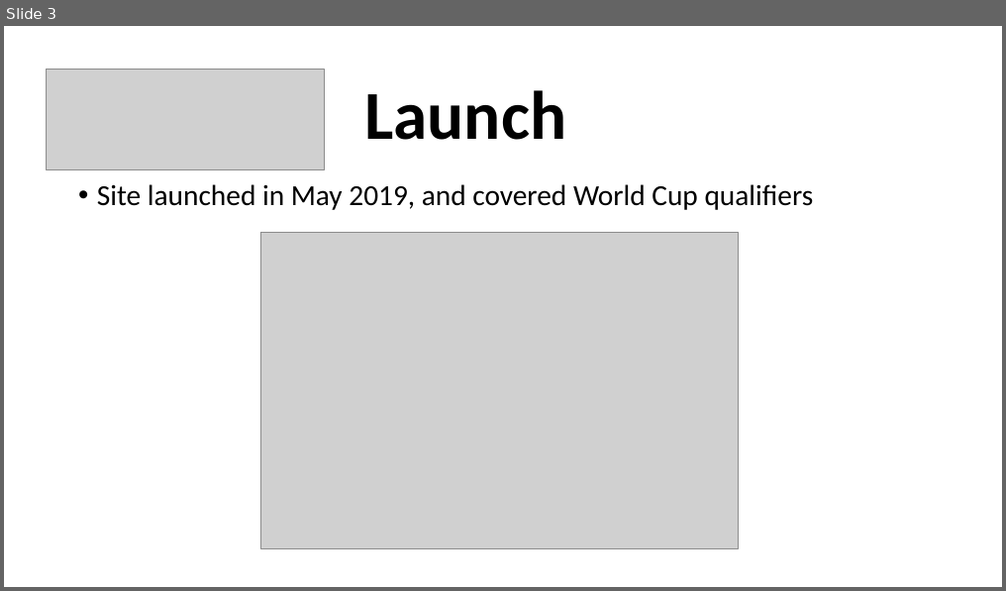
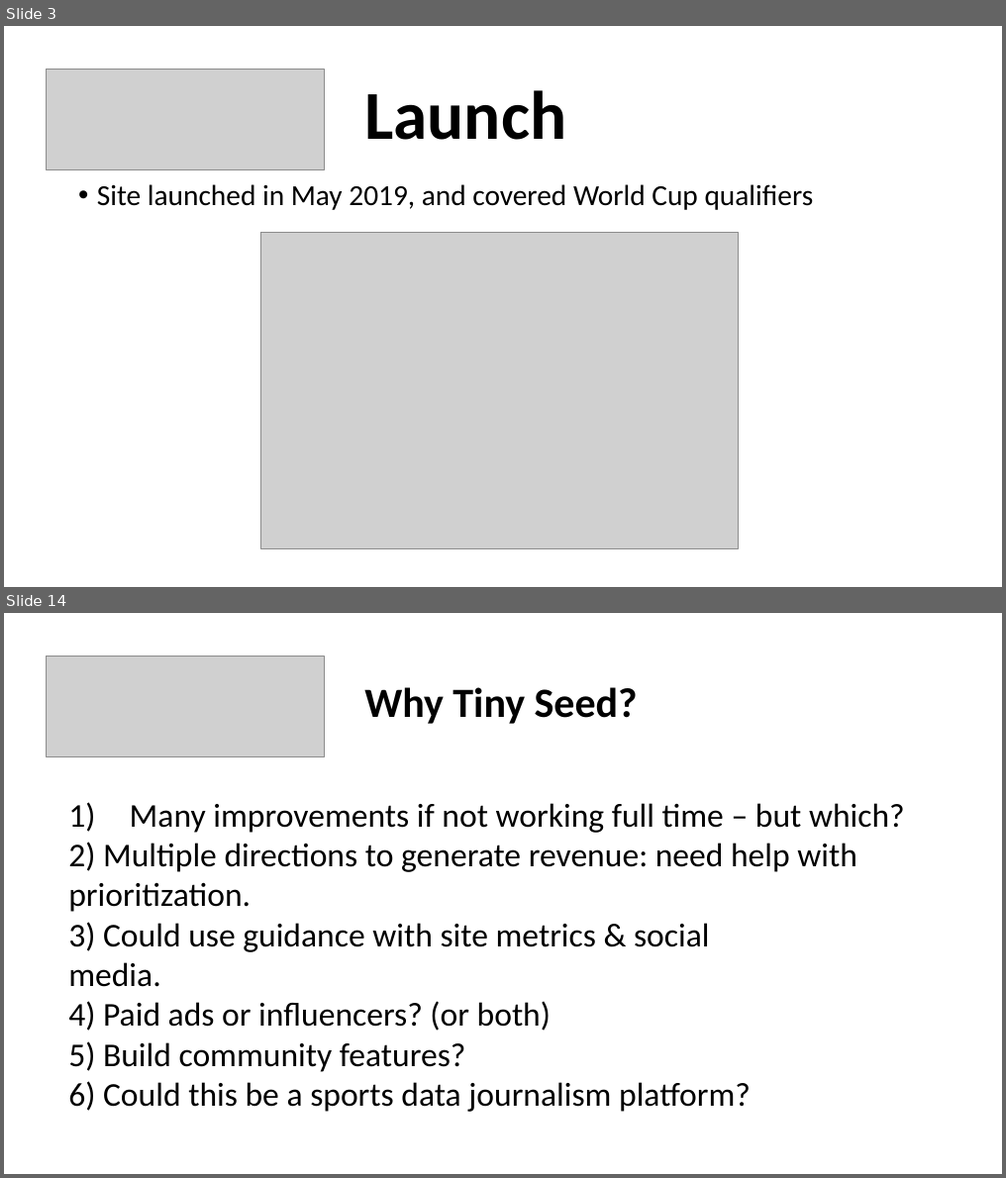
Before and after one commit to smckissock/fortnite, a slide deck: doc/Fortnite Ping Tiny Seed 2019-12-02.pptx. Shown one above the other, each under a label of ours: slide 3 before the commit, slides 3 and 14 after it; the slides between them are not shown. The pictures are 1006x591 and 1006x1178 pixels, drawn with LibreOffice and Linux fonts; fonts in the diff are those of the drawing; grey boxes stand for pictures. Boxes give left, top, right and bottom in pixels: in the first picture for what was removed or moved away, otherwise in the second. Text is boxed around its words. In the diff, an @@ line names an element or a change of style, - is before the commit and + after.

Commit message:
Google ads, Tiny Seed application

```diff
--- a/doc/Fortnite Ping Tiny Seed 2019-12-02.pptx
+++ b/doc/Fortnite Ping Tiny Seed 2019-12-02.pptx
@@ slide 14 added at bbox=[4, 613, 1002, 1174], background #FFFFFF @@
@@ picture added at bbox=[46, 656, 324, 757] @@
@@ title added at bbox=[364, 687, 638, 724], 40 pt, text #000000, bold @@
+Why Tiny Seed?
@@ text added at bbox=[68, 803, 905, 1112], 32 pt, text #000000 @@
+1) Many improvements if not working full time – but which?
+2) Multiple directions to generate revenue: need help with
+prioritization.
+3) Could use guidance with site metrics & social
+media.
+4) Paid ads or influencers? (or both)
+5) Build community features?
+6) Could this be a sports data journalism platform?
```
Also in this commit, not shown: 5 slides changed, 8 other slides added, 2 slides removed, 2 other files.
